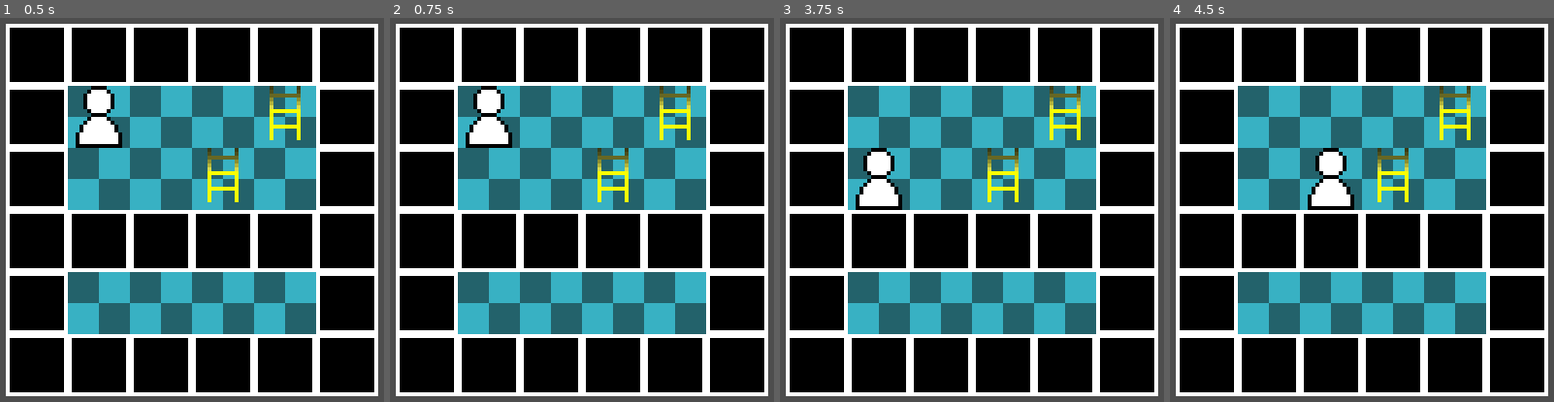
Above: before the commit, frames 1-4 (left to right).
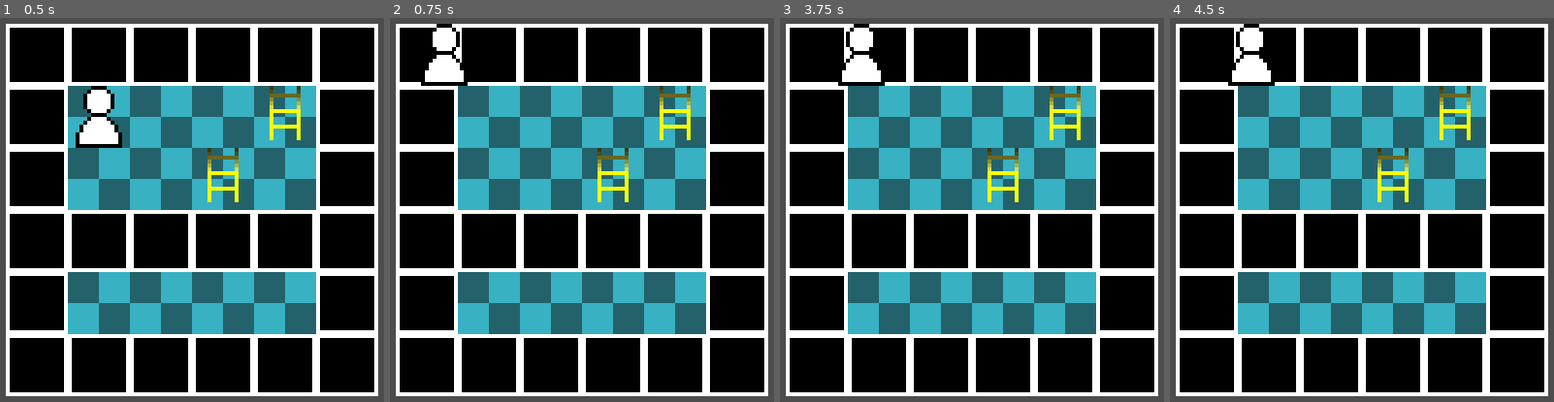
Above: after the commit, the same moments.

Repository: kristy-fournier/finalgamedevproject2
Game: Godot game, scene res://main_scene.tscn
The game is run twice, just before and just after one commit, with the same random seed, the same clock (stepped at 60 frames per second) and the same inputs.
Inputs:
- Up to frame 1 (0.5 s): no input
- Up to frame 2 (0.75 s): tap Enter at 0.5 s; hold W (move_up) from 0.53 s (still down)
- Up to frame 3 (3.75 s): tap Space at 1.25, 2.75 s; tap Enter at 2, 3.5 s; release W (move_up) at 2.03 s; hold A (move_left) 2.03-3.53 s; hold S (move_down) from 3.53 s (still down)
- Up to frame 4 (4.5 s): tap Space at 4.25 s; release S (move_down) at 4.28 s; hold D (move_right) from 4.28 s (still down)

Frame 1 is identical in both runs. In frame 2, 2.4% of the frame differs, in the area x 8-32%, y 1-34%; in frame 3, 2.4%; in frame 4, 2.4%.

Commit message:
Update character.gd

Diff:
--- a/character.gd
+++ b/character.gd
@@ -16,10 +16,6 @@
 	var collision_info = move_and_collide(((desired_position-self.position))*1)
 	if collision_info:
 		desired_position = lastPosition
-	check_offset()
-	if (moving == true):
-		if(desired_position == self.position):
-			moving = false
 
 
 # Called every frame. 'delta' is the elapsed time since the previous frame.
@@ -37,6 +33,12 @@
 	if Input.is_action_just_pressed("move_up"):
 		desired_position = self.position + Vector2(0,-16)
 		moving = true
+	check_offset()
+	if (moving == true && desired_position == self.position):
+		moving = false
+		print("doneMoving")
+		if(in_item):
+			Detected_item.emit()
 
 
 func _on_area_2d_body_entered(body: Node2D) -> void:
@@ -52,9 +54,12 @@
 
 #trying to fix the fact that the character position ends in .99999 after every move
 func check_offset() -> void:
-	print(self.position.x)
-	print(self.position.y)
-	if(round(self.position.x) == desired_position.x):
+	if(snapped(self.position.x,0.0001) == desired_position.x && self.position != desired_position):
+		print(self.position)
+		print(desired_position)
 		self.position = desired_position
-	if(round(self.position.y) - 0.00001 == desired_position.y):
-		self.position = desired_position
+	#if(snapped(self.position.y,0.0001) == desired_position.y && self.position != desired_position):
+		#print(self.position)
+		#print(desired_position)
+		#self.position = desired_position
+	#
